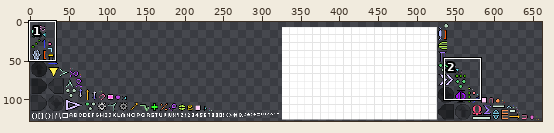
Two states of a sprite sheet, android/assets/textures/textures.png. The first picture is a wide view before the edit; the outline marks the close-up.
Close-up. The starting point:
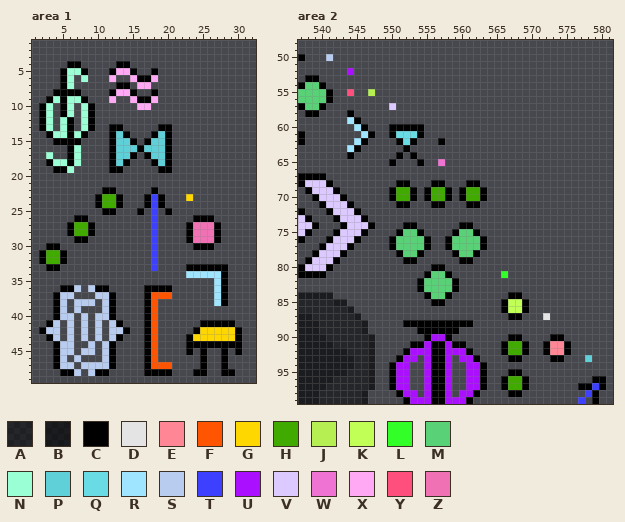
The file is 1024x128 pixels. Colours within 5 levels of each other are drawn and written as one. Shown: area 1: x 1..32, y 1..49; area 2: x 537..581, y 48..99. The wide view leaves out empty margins. The commit also changed other parts of the picture, which this record leaves out.
Palette (. is transparent): A #00000079  B #0000009b  C #000000  D #e4e4e4  E #ff8795  F #ff5400  G #ffd700  H #40aa00  J #b5ef51  K #c1ff56  L #32ff28  M #59d177  N #9bffd5  P #5fd0d8  Q #69dbe5  R #a0e5ff  S #b8ccef  T #3d40ff  U #aa0fff  V #dcc9ff  W #ef73d2  X #ffa8f4  Y #ff4f7d  Z #f071b4
Pixels before, area 1, first column x 2:
 4 ....CC.....CC................
 5 ...CNNC...CXXC..C............
 6 ...CN.N...X..XCCX............
 7 ...CN......CC.XX.............
 8 ..CCCC....CXXC..C............
 9 .CNCNNC...X..XCCX............
10 CN.CN.NC......XX.............
11 CN.CN.NC.....................
12 CN.NC.NC.....................
13 CN.NC.NC..CC.....CC..........
14 .CNNCNC...CPC...CPC..........
15 ..CCCC....CPPC.CPPC..........
16 ....CN....CPPPCPPPC..........
17 .N..CN....CPPC.CPPC..........
18 .CNNCN....CPC...CPC..........
19 ..CCN.....CC.....CC..........
20 .............................
21 .............................
22 .........CC.....C............
23 ........CHHC...CTC...G.......
24 ........CHHC...CTC...........
25 .........CC...C.T.C..........
26 .....CC.........T.....CCC....
27 ....CHHC........T....CZZZC...
28 ....CHHC........T....CZZZC...
29 .....CC.........T....CZZZC...
30 .CC.............T.....CCC....
31 CHHC............T............
32 CHHC............T............
33 .CC.............T....CCCCCC..
34 .....................RRRRRC..
35 .........................RC..
36 ...CCS.SCC.....CCCC......RC..
37 ..CSS...SSC....CFFF......RC..
38 ..CS.SSS.SC....CF........RC..
39 ..CS.S...SC....CF............
40 ..CSS.S.SSC....CF............
41 .CS.S.S.S.SC...CF......CCCCC.
42 CSS.S.S.S.SSC..CF.....CGGGGGC
43 .CS.S.S.S.SC...CF....CGGGGGGC
44 ..CSS..S.SC....CF....CCCCCCCC
45 ..CSS.SS.SC....CF....C.C..C.C
46 ..CS.S...SC....CF......C..C..
47 ..CSS.SSSSC....CFFF....C..C..
48 ...CCS.SCC.....CCCC...CC..CC.
Pixels before, area 2, first column x 537:
 50 C...S.......................................
 51 ............................................
 52 .......U....................................
 53 .CC.........................................
 54 CMMC........................................
 55 MMMMC..Y..J.................................
 56 MMMMC.......................................
 57 CMMC.........V..............................
 58 .CC....C....................................
 59 .......RC...................................
 60 ........RC...CCCCC..........................
 61 C........RC..CQQQC..........................
 62 C.......RC....CQC...C.......................
 63 .......RC......C............................
 64 .......C......C.C...........................
 65 .............C...C..W.......................
 66 ............................................
 67 CCCC........................................
 68 CVVVC.........CC...CC...CC..................
 69 .CVVVC.......CHHC.CHHC.CHHC.................
 70 ..CVVVC......CHHC.CHHC.CHHC.................
 71 ...CVVVC......CC...CC...CC..................
 72 C...CVVVC...................................
 73 VC...CVVVC..................................
 74 VVC...CVVVC....CC......CC...................
 75 VC...CVVVC....CMMC....CMMC..................
 76 C...CVVVC....CMMMMC..CMMMMC.................
 77 ...CVVVC.....CMMMMC..CMMMMC.................
 78 ..CVVVC.......CMMC....CMMC..................
 79 .CVVVC.........CC......CC...................
 80 CVVVC..............CC.......................
 81 CCCC..............CMMC.......L..............
 82 .................CMMMMC.....................
 83 .................CMMMMC.....................
 84 BBBBB.............CMMC........CC............
 85 AAAAABB............CC........CKKC...........
 86 AAAAAAAB.....................CKKC...........
 87 BBAAAAAAB.....................CC...D........
 88 BBBAAAAAAB.....CCCCCCCCCC...................
 89 BBBAAAAAAB.......CCCCCC.....................
 90 BBBBAAAAAAB.......CUUC........CC....CC......
 91 BBBBBAAAAAB.....CCUCCUCC.....CHHC..CEEC.....
 92 BBBBBBBAAAB....CUUUCCUUUC....CHHC..CEEC.....
 93 BBBBBBBBAAB...CUU.UCCU.UUC....CC....CC...P..
 94 BBBBBBBBAAB..CUU..UCCU..UUC.................
 95 BBBBBBBAAAB..CUU..UCCU..UUC...CC............
 96 BBBBBAAAAAB..CUU..UCCU..UUC..CHHC.........CC
 97 BBBBAAAAAAB..CUU..UCCU..UUC..CHHC.......CCTC
 98 BBBAAAAAAB....CUU.UCCU.UUC....CC.........TC.
 99 BBBAAAAAAB.....CUUUCCUUUC...............T.C.
New version:
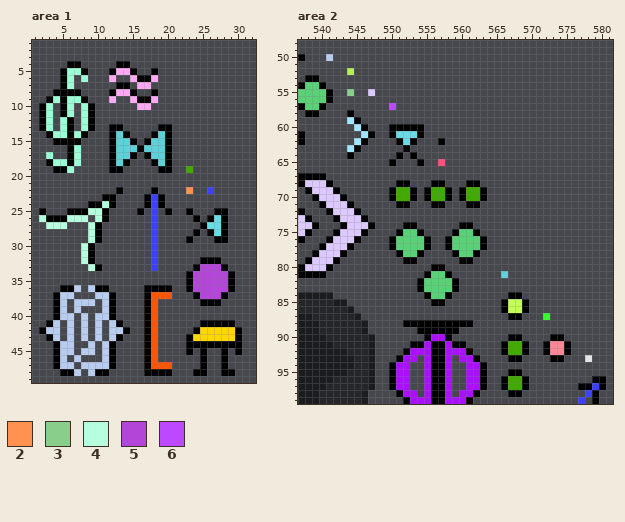
Colours new in this view: 2 #ff9151  3 #8ace8b  4 #b5ffde  5 #b345d8  6 #bc49ff
Difference:
Area 1:
The edit adds colour 2 in row 22 at x 23.
The edit adds colour 4 in row 25 at x 9 to 10; in row 26 at x 2, 6 and 10; in row 27 at x 3 to 5; in row 29 at x 9; in rows 30 to 32 at x 8; in row 33 at x 9.
Colour C gives way to colour 4 in row 26 at x 7 to 8; in rows 27 to 28 at x 9.
Colour H gives way to colour 4 in row 24 at x 11.
The edit adds colour 5 in rows 35 to 36 at x 24 to 26; in row 37 at x 25 to 26.
Colour C gives way to colour 5 in row 33 at x 25 to 27; in rows 34 to 36 at x 28.
Colour R gives way to colour 5 in row 34 at x 24 to 27; in rows 35 to 37 at x 27.
The edit adds colour C in row 22 at x 13; in row 24 at x 9; in row 25 at x 2, 6 to 8, 23 and 27 to 28; in row 26 at x 3 to 5, 11 and 28; in rows 27 to 29 at x 10 and 28; in rows 30 to 31 at x 9.
The edit adds colour C in row 32 at x 9 and 25 to 27; in row 33 at x 10; in row 34 at x 29; in rows 35 to 36 at x 23 and 29; in row 37 at x 24; in row 38 at x 25 to 26.
Colour H gives way to colour C in row 23 at x 11 to 12; in row 24 at x 12.
Colour R gives way to colour C in row 34 at x 23; in row 38 at x 27.
Colour Z gives way to colour C in row 27 at x 25; in row 28 at x 24 and 26.
The edit adds colour H in row 19 at x 23.
The edit adds colour Q in row 26 at x 27.
Colour C gives way to colour Q in rows 27 to 28 at x 27.
Colour Z gives way to colour Q in row 27 at x 26.
The edit adds colour T in row 22 at x 26.
The edit erases colour C in row 22 at x 11 to 12; in row 23 at x 10 and 13; in row 24 at x 13; in row 25 at x 12; in row 26 at x 25; in rows 27 to 28 at x 6 and 23.
The edit erases colour C in row 29 at x 7 to 8; in row 30 at x 3 to 4 and 24 to 26; in rows 31 to 32 at x 2 and 5; in row 33 at x 3 to 4 and 23; in row 38 at x 28.
The edit erases colour G in row 23 at x 23.
The edit erases colour H in rows 27 to 28 at x 7 to 8; in rows 31 to 32 at x 3 to 4.
The edit erases colour Z in row 27 at x 24; in row 28 at x 25; in row 29 at x 24 to 26.
Area 2:
Colour Y gives way to colour 3 in row 55 at x 544.
Colour V gives way to colour 6 in row 57 at x 550.
Colour P gives way to colour D in row 93 at x 578.
Colour U gives way to colour J in row 52 at x 544.
Colour D gives way to colour L in row 87 at x 572.
Colour L gives way to colour P in row 81 at x 566.
Colour J gives way to colour V in row 55 at x 547.
Colour W gives way to colour Y in row 65 at x 557.
Where, in picture pixels (left, top, right, bottom), the same in both close-ups:
changed: (186, 166, 235, 306)
changed: (39, 187, 123, 271)
changed: (347, 68, 396, 110)
changed: (438, 159, 445, 166)
changed: (501, 271, 508, 278)
changed: (543, 313, 550, 320)
changed: (585, 355, 592, 362)
